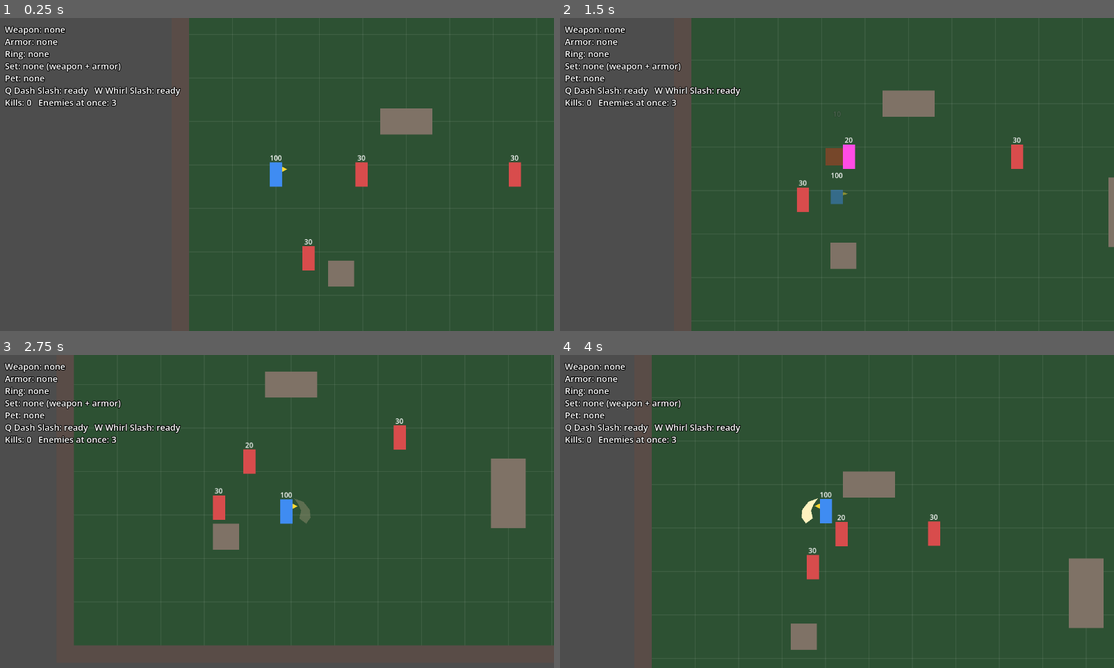
Above: before the commit, frames 1-4 (two rows, left to right).
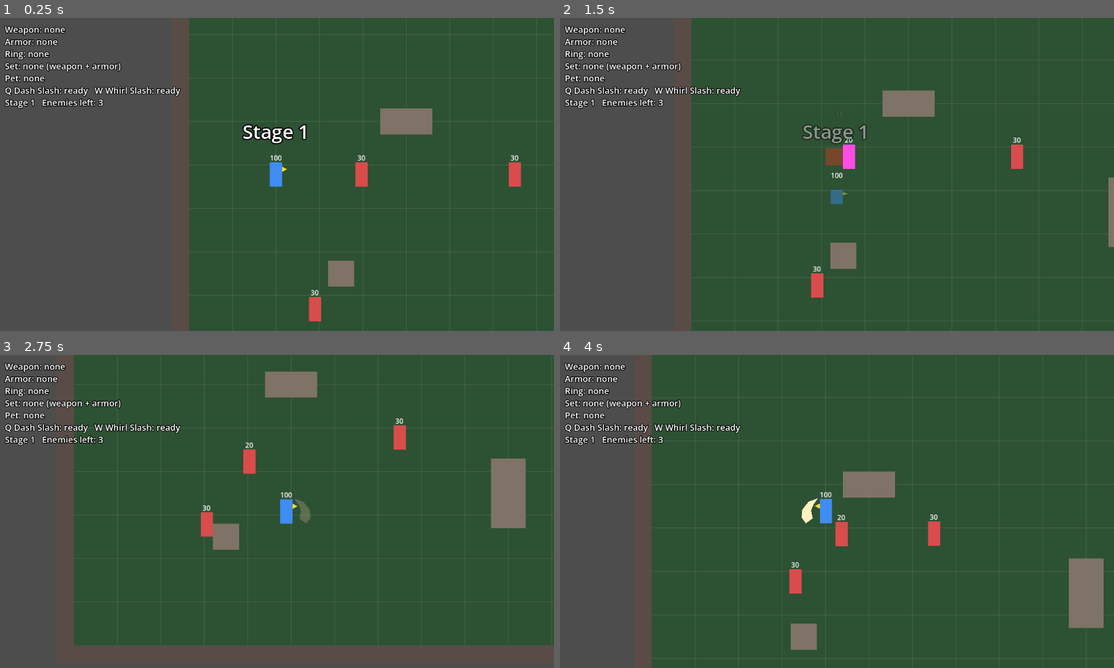
Above: after the commit, the same moments.

Repository: knc219-a11y/second-game
Game: Godot game, scene res://scenes/test_map.tscn
Same seed, same stepped clock (60 frames per second), same inputs: the game is played once before the commit and once after it.
Inputs:
- Up to frame 1 (0.25 s): no input
- Up to frame 2 (1.5 s): hold Right (move_right) 0.53-1.28 s; hold X (attack) 0.53-1.28 s; hold Down (move_down) from 1.28 s (still down); tap Space (roll) at 1.35 s
- Up to frame 3 (2.75 s): release Down (move_down) at 2.03 s; hold Right (move_right) from 2.03 s (still down); hold X (attack) from 2.03 s (still down)
- Up to frame 4 (4 s): release Right (move_right) at 2.78 s; release X (attack) at 2.78 s; hold Up (move_up) 2.78-3.53 s; tap Space (roll) at 2.85 s; hold Left (move_left) from 3.53 s (still down); hold X (attack) from 3.53 s (still down)

The runs differ from the first frame. In frame 1, 1.1% of the frame differs, in the area x 0-58%, y 25-97%; in frame 2, 1.1%; in frame 3, 0.7%; in frame 4, 0.7%.

Commit message:
Stage: fixed enemies per stage, clear opens an exit to the next stage (gear and pet kept)
Normal play is now stage by stage: test_map.gd places a fixed set of
enemies from STAGES (3 stages, then the list repeats). Killing them all
shows 'Stage N Clear!' and an EXIT on the right edge; walking into it
fades, puts the Player back at the start and brings in the next stage.
The PR #51 respawn + rising pressure loop stays behind endless_mode
(off by default) for a later special dungeon.

Co-Authored-By: Claude Opus 5.5 (1M context) <noreply@anthropic.com>
Claude-Session: https://claude.ai/code/session_01CR6DPu3u4RxqmhMixgifZM

Diff:
--- a/scenes/test_map.tscn
+++ b/scenes/test_map.tscn
@@ -233,6 +233,28 @@
 [node name="Visual" type="Polygon2D" parent="Obstacles/Rock4"]
 color = Color(0.5, 0.45, 0.4, 1)
 polygon = PackedVector2Array(-30.0, -30.0, 30.0, -30.0, 30.0, 30.0, -30.0, 30.0)
+
+[node name="ExitGate" type="Node2D" parent="."]
+visible = false
+position = Vector2(1545, 450)
+
+[node name="Glow" type="Polygon2D" parent="ExitGate"]
+color = Color(0.3, 1, 0.55, 0.35)
+polygon = PackedVector2Array(-34, -70, 34, -70, 34, 30, -34, 30)
+
+[node name="Door" type="Polygon2D" parent="ExitGate"]
+color = Color(0.3, 1, 0.55, 0.8)
+polygon = PackedVector2Array(-20, -60, 20, -60, 20, 20, -20, 20)
+
+[node name="Label" type="Label" parent="ExitGate"]
+offset_left = -40.0
+offset_top = -100.0
+offset_right = 40.0
+offset_bottom = -76.0
+horizontal_alignment = 1
+theme_override_constants/outline_size = 6
+theme_override_colors/font_outline_color = Color(0, 0, 0, 1)
+text = "EXIT"
 
 [node name="Player" parent="." instance=ExtResource("1")]
 position = Vector2(200, 450)
@@ -258,4 +280,25 @@
 theme_override_constants/outline_size = 6
 theme_override_colors/font_outline_color = Color(0, 0, 0, 1)
 theme_override_font_sizes/font_size = 20
-text = "Kills: 0   Enemies at once: 3"
+text = "Stage 1   Enemies left: 3"
+
+[node name="StageBanner" type="Label" parent="Hud"]
+anchors_preset = 10
+anchor_right = 1.0
+offset_top = 230.0
+offset_bottom = 290.0
+grow_horizontal = 2
+horizontal_alignment = 1
+theme_override_constants/outline_size = 10
+theme_override_colors/font_outline_color = Color(0, 0, 0, 1)
+theme_override_font_sizes/font_size = 44
+text = "Stage 1"
+
+[node name="Fade" type="ColorRect" parent="Hud"]
+anchors_preset = 15
+anchor_right = 1.0
+anchor_bottom = 1.0
+grow_horizontal = 2
+grow_vertical = 2
+mouse_filter = 2
+color = Color(0, 0, 0, 0)
--- a/scripts/test_map.gd
+++ b/scripts/test_map.gd
@@ -1,6 +1,33 @@
 extends Node2D
 
-# Test map only: keeps a few enemies around so a fight doesn't end after 3 kills.
+# Normal play is stage by stage (adventure): each stage places a fixed set of
+# enemies from STAGES. Killing them all clears the stage, an exit appears at
+# the right edge, and walking into it fades to the next stage on the same map.
+# The Player node stays, so gear, pet and HP carry over. After the last stage
+# the list repeats. R restart (after death) reloads the scene: back to stage 1.
+#
+# endless_mode turns on the old test-map loop below instead (respawns + rising
+# pressure), kept for a later special dungeon.
+@export var endless_mode: bool = false
+# Kinds: "normal", "tough", "ranged" (variants made by _make_tough/_make_ranged).
+# Positions sit inside the walls and clear of rocks; enemies wait there until
+# the Player comes within their detect_range.
+const STAGES := [
+	[["normal", Vector2(420, 450)], ["normal", Vector2(290, 760)], ["normal", Vector2(750, 450)]],
+	[["normal", Vector2(650, 180)], ["normal", Vector2(800, 720)], ["ranged", Vector2(1150, 450)], ["normal", Vector2(1300, 750)]],
+	[["tough", Vector2(800, 450)], ["normal", Vector2(600, 760)], ["ranged", Vector2(1200, 130)], ["ranged", Vector2(1420, 640)], ["normal", Vector2(1150, 800)]],
+]
+@export var player_start: Vector2 = Vector2(200, 450)
+@export var exit_position: Vector2 = Vector2(1545, 450)
+# Walking within this many px of the exit moves on.
+@export var exit_radius: float = 50.0
+@export var fade_time: float = 0.3
+
+var stage: int = 1
+var stage_cleared: bool = false
+var moving_on: bool = false
+
+# Endless mode only: keeps a few enemies around so a fight doesn't end after 3 kills.
 # While fewer than keep_alive enemies are alive, one more appears every
 # respawn_delay s at the nearest map-edge point at least spawn_min_distance px
 # from the Player, so there are never more than keep_alive. Stops once the Player is dead (R reloads the scene).
@@ -55,11 +82,51 @@
 @onready var enemies: Node2D = $Enemies
 @onready var player: Node2D = $Player
 @onready var kill_label: Label = $Hud/KillLabel
+@onready var stage_banner: Label = $Hud/StageBanner
+@onready var fade: ColorRect = $Hud/Fade
+@onready var exit_gate: Node2D = $ExitGate
 
 
 func _ready() -> void:
+	exit_gate.visible = false
+	if not endless_mode:
+		# The scene's placed enemies are only for endless mode; stages bring their own.
+		for e in enemies.get_children():
+			enemies.remove_child(e)
+			e.free()
+		_spawn_stage()
 	enemies.child_exiting_tree.connect(_on_enemy_exiting)
 	_update_kill_label()
+
+
+func _spawn_stage() -> void:
+	stage_cleared = false
+	for entry in STAGES[(stage - 1) % STAGES.size()]:
+		var enemy := enemy_scene.instantiate()
+		enemy.position = entry[1]
+		if entry[0] == "tough":
+			_make_tough(enemy)
+		elif entry[0] == "ranged":
+			_make_ranged(enemy)
+		enemies.add_child(enemy)
+	print("Stage %d: %d enemies" % [stage, enemies.get_child_count()])
+	_show_banner("Stage %d" % stage)
+
+
+func _show_banner(text: String) -> void:
+	stage_banner.text = text
+	stage_banner.modulate = Color(1, 1, 1, 1)
+	var tween := stage_banner.create_tween()
+	tween.tween_interval(1.2)
+	tween.tween_property(stage_banner, "modulate", Color(1, 1, 1, 0), 0.5)
+
+
+func _alive_enemies() -> int:
+	var alive := 0
+	for e in enemies.get_children():
+		if not e.is_queued_for_deletion():
+			alive += 1
+	return alive
 
 
 # Enemies leave the tree only when killed (enemy.gd queue_free at 0 HP); the
@@ -68,6 +135,13 @@
 	if enemy.get("hp") == null or enemy.hp > 0 or player.get("is_dead") == true:
 		return
 	kills += 1
+	if not endless_mode:
+		_update_kill_label()
+		# The dying enemy is already queued for deletion, so it isn't counted.
+		# Several dying in one frame all see 0: clear only once.
+		if _alive_enemies() == 0 and not stage_cleared:
+			_clear_stage()
+		return
 	var before := keep_alive
 	keep_alive = mini(keep_alive + (1 if kills % pressure_kills == 0 else 0), max_keep_alive)
 	_update_kill_label()
@@ -81,16 +155,51 @@
 
 
 func _update_kill_label() -> void:
-	kill_label.text = "Kills: %d   Enemies at once: %d" % [kills, keep_alive]
+	if endless_mode:
+		kill_label.text = "Kills: %d   Enemies at once: %d" % [kills, keep_alive]
+	else:
+		kill_label.text = "Stage %d   Enemies left: %d" % [stage, _alive_enemies()]
+
+
+func _clear_stage() -> void:
+	stage_cleared = true
+	print("Stage %d clear" % stage)
+	_show_banner("Stage %d Clear!" % stage)
+	kill_label.text = "Stage %d   Clear! Exit on the right ->" % stage
+	exit_gate.position = exit_position
+	exit_gate.visible = true
+
+
+# Fade out, put the Player (and pet) back at the start, bring in the next
+# stage's enemies, fade in. Loot left on the ground stays where it fell.
+func _move_on() -> void:
+	moving_on = true
+	exit_gate.visible = false
+	var tween := create_tween()
+	tween.tween_property(fade, "color:a", 1.0, fade_time)
+	await tween.finished
+	stage += 1
+	player.position = player_start
+	player.velocity = Vector2.ZERO
+	if player.pet != null:
+		player.pet.position = player_start + Vector2(-player.pet.follow_offset.x, player.pet.follow_offset.y)
+	player.camera.reset_smoothing()
+	_spawn_stage()
+	_update_kill_label()
+	tween = create_tween()
+	tween.tween_property(fade, "color:a", 0.0, fade_time)
+	await tween.finished
+	moving_on = false
 
 
 func _physics_process(delta: float) -> void:
 	if player.get("is_dead") == true:
 		return
-	var alive := 0
-	for e in enemies.get_children():
-		if not e.is_queued_for_deletion():
-			alive += 1
+	if not endless_mode:
+		if stage_cleared and not moving_on and player.position.distance_to(exit_position) <= exit_radius:
+			_move_on()
+		return
+	var alive := _alive_enemies()
 	if alive >= keep_alive:
 		respawn_left = respawn_delay
 		return
